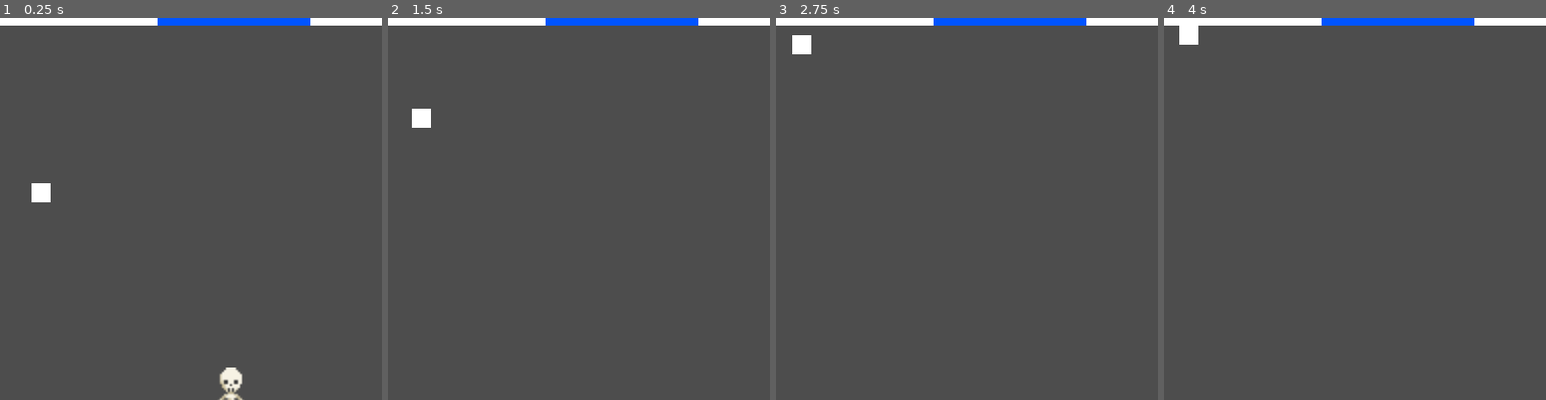
Above: before the commit, frames 1-4 (left to right).
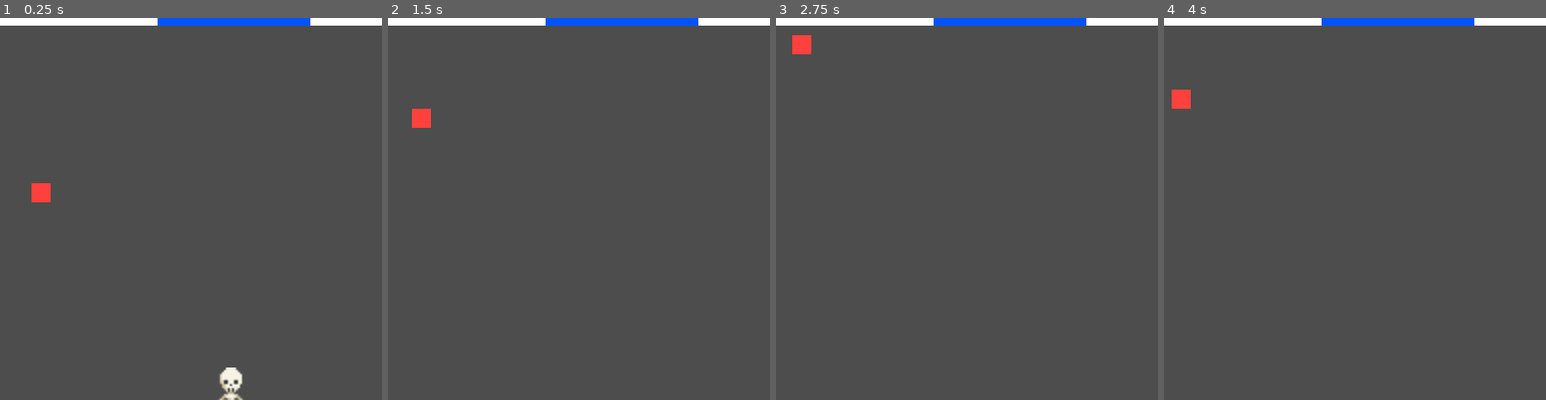
Above: after the commit, the same moments.

Repository: secretly2midgets/frenjam_2025
Game: Godot game, scene res://levels/test_level.tscn
Same seed, same stepped clock (60 frames per second), same inputs: the game is played once before the commit and once after it.
Inputs:
- Up to frame 1 (0.25 s): no input
- Up to frame 2 (1.5 s): hold D (move_right) 0.53-1.28 s; hold S (move_down) from 1.28 s (still down)
- Up to frame 3 (2.75 s): release S (move_down) at 2.03 s; hold D (move_right) from 2.03 s (still down)
- Up to frame 4 (4 s): release D (move_right) at 2.78 s; hold W (move_up) 2.78-3.53 s; hold A (move_left) from 3.53 s (still down)
The pictures show only the part of the screen within x 19-69%, y 0-50%; the shares and areas given below are measured in that part.

The runs differ from the first frame. In frame 1, 0.2% of the frame differs, in the area x 8-14%, y 43-49%; in frame 2, 0.2%; in frame 3, 0.2%; in frame 4, 0.5%, in the area x 2-9%, y 2-24%.

Commit message:
Added handling of collisions with different layers to the default enemy  - bounces off of walls  - dies when shot  - Better behavior needed in several regards as is handling for enemy spawning

Diff:
--- a/mobs/bullet/bullet.tscn
+++ b/mobs/bullet/bullet.tscn
@@ -6,6 +6,8 @@
 [sub_resource type="CircleShape2D" id="CircleShape2D_hnp4o"]
 
 [node name="bullet" type="CharacterBody2D"]
+collision_layer = 4
+collision_mask = 41
 script = ExtResource("1_hnp4o")
 
 [node name="CollisionShape2D" type="CollisionShape2D" parent="."]
--- a/mobs/enemies/default_enemy.gd
+++ b/mobs/enemies/default_enemy.gd
@@ -1,4 +1,4 @@
-extends RigidBody2D
+extends CharacterBody2D
 
 @export var speed: float = 200
 var direction: Vector2
@@ -7,4 +7,10 @@
 	direction = Vector2(randf_range(-1.0, 1.0), randf_range(-1.0, 1.0))
 
 func _physics_process(delta: float) -> void:
-	move_and_collide(direction*speed*delta)
+	var collision = move_and_collide(speed * direction * delta)
+	if collision:
+		var collision_layer = collision.get_collider().get_collision_layer()
+		if collision_layer & 0b1 == 0b1: # wall
+			direction = direction.bounce(collision.get_normal())
+		elif collision_layer & 0b100 == 0b100: # bullet
+			queue_free()
--- a/mobs/enemies/default_enemy.tscn
+++ b/mobs/enemies/default_enemy.tscn
@@ -6,8 +6,10 @@
 
 [sub_resource type="RectangleShape2D" id="RectangleShape2D_sko8f"]
 
-[node name="default_enemy" type="RigidBody2D"]
-gravity_scale = 0.0
+[node name="default_enemy" type="CharacterBody2D"]
+modulate = Color(1, 0.254902, 0.239216, 1)
+collision_layer = 8
+collision_mask = 39
 script = ExtResource("1_sko8f")
 
 [node name="Sprite2D" type="Sprite2D" parent="."]
--- a/mobs/player/player.tscn
+++ b/mobs/player/player.tscn
@@ -6,6 +6,8 @@
 [sub_resource type="RectangleShape2D" id="RectangleShape2D_onrkg"]
 
 [node name="player" type="CharacterBody2D"]
+collision_layer = 2
+collision_mask = 57
 script = ExtResource("1_onrkg")
 
 [node name="Sprite2D" type="Sprite2D" parent="."]
--- a/project.godot
+++ b/project.godot
@@ -62,3 +62,12 @@
 "events": [Object(InputEventKey,"resource_local_to_scene":false,"resource_name":"","device":-1,"window_id":0,"alt_press …(195 unchanged characters)…
 ]
 }
+
+[layer_names]
+
+2d_physics/layer_1="walls"
+2d_physics/layer_2="player"
+2d_physics/layer_3="bullets"
+2d_physics/layer_4="enemies"
+2d_physics/layer_5="powerups"
+2d_physics/layer_6="gates"
